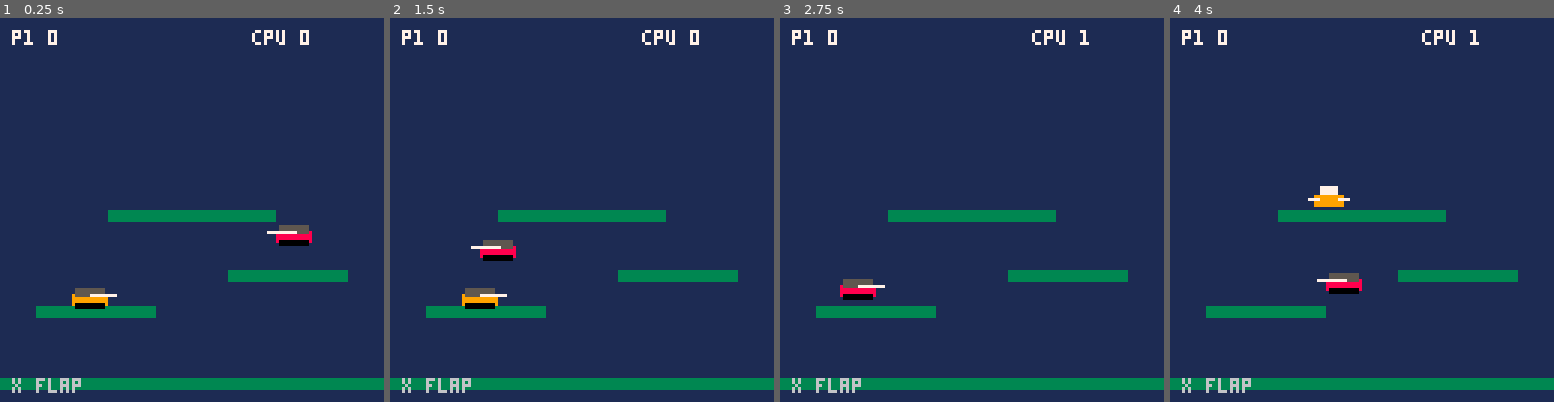
Above: before the commit, frames 1-4 (left to right).
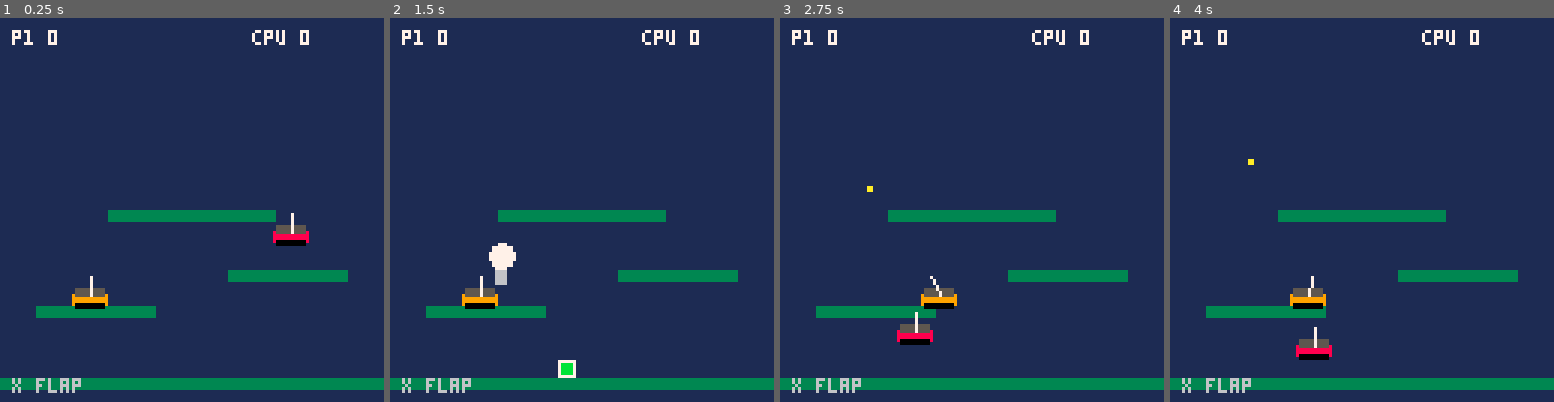
Above: after the commit, the same moments.

Repository: turnercore/mounts
Game: PICO-8 cartridge joust.p8
The game is run twice, just before and just after one commit, with the same random seed, the same clock (stepped at 60 frames per second) and the same inputs.
Inputs:
- Up to frame 1 (0.25 s): no input
- Up to frame 2 (1.5 s): tap X (X key) at 0.33, 1.07 s; tap O (Z key) at 0.7 s
- Up to frame 3 (2.75 s): hold Right 1.6-2.1 s; tap O (Z key) at 1.7, 2.1, 2.5 s; tap X (X key) at 1.85 s; hold Up 2.15-2.42 s; hold Right from 2.47 s (still down)
- Up to frame 4 (4 s): tap O (Z key) at 2.9, 3.3, 3.7 s; tap X (X key) at 2.97 s; release Right at 3.03 s; hold Left 3.08-3.58 s; hold Down 3.63-3.97 s

The runs differ from the first frame. In frame 1, 0.3% of the frame differs, in the area x 23-82%, y 50-73%; in frame 2, 1.0%; in frame 3, 1.6%; in frame 4, 2.0%, in the area x 20-81%, y 3-90%.

Commit message:
Implement mount pickups and enhance rider mechanics with aiming and gravity adjustments

Diff:
--- a/game.lua
+++ b/game.lua
@@ -22,6 +22,7 @@
     explosions = {},
     screen_flashes = {},
     projectiles = {},
+    mount_pickups = {},
     paused = false,
     pause_t = 0,
     ss_t = 0,
@@ -40,6 +41,14 @@
     flap_anim = 0,
     shoot_cd = 0,
     mount = nil,
+    naked = false,
+    parachute = false,
+    mount_pickup = nil,
+    invuln = 0,
+    aim_up = false,
+    aim_down = false,
+    aim_ang = 0,
+    gravity = gravity,
     flap_impulse = flap_impulse,
     max_vx = max_vx
   }
@@ -54,6 +63,9 @@
 
 function set_mount(r, mount_name)
   r.mount = mounts[mount_name]
+  if mount_name == "joust_tank" then
+    r.aim_ang = 90
+  end
   apply_mount_hitbox(r)
 end
 
@@ -66,6 +78,7 @@
     update_enemy(enemy, player)
     resolve_collision(player, enemy)
     update_projectiles()
+    update_mount_pickups()
   end
 end
 
@@ -74,6 +87,10 @@
     tick_respawn(p)
     return
   end
+  if p.naked then
+    update_naked_player(p)
+    return
+  end
 
   local dx = 0
   if btn(0) then
@@ -84,6 +101,8 @@
     p.facing = 1
     dx = 1
   end
+  p.aim_up = btn(2)
+  p.aim_down = btn(3)
 
   mount_call(p, "move", dx, 0)
 
@@ -103,12 +122,18 @@
     tick_respawn(e)
     return
   end
+  if e.naked then
+    update_naked_enemy(e, target)
+    return
+  end
 
   if target.x < e.x then
     e.facing = -1
   else
     e.facing = 1
   end
+  e.aim_up = false
+  e.aim_down = false
 
   mount_call(e, "move", e.facing, 0)
 
@@ -125,7 +150,8 @@
 end
 
 function step_physics(r)
-  r.vy = min(r.vy + gravity, max_vy)
+  local g = r.gravity or gravity
+  r.vy = min(r.vy + g, max_vy)
   local old_y = r.y
   r.x += r.vx
   r.y += r.vy
@@ -160,15 +186,32 @@
   if a.dead or b.dead then return end
 
   if aabb(a.x, a.y, a.w, a.h, b.x, b.y, b.w, b.h) then
-    if a.y + a.h * 0.5 < b.y + b.h * 0.5 - 2 then
-      kill_rider(b, a)
-    elseif b.y + b.h * 0.5 < a.y + a.h * 0.5 - 2 then
-      kill_rider(a, b)
-    else
+    if a.naked and b.naked then
       a.vx *= -1
       b.vx *= -1
-      a.vy = min(a.vy + 0.5, max_vy)
-      b.vy = min(b.vy + 0.5, max_vy)
+      a.vy = min(a.vy + 0.3, max_vy)
+      b.vy = min(b.vy + 0.3, max_vy)
+    elseif a.naked and not b.naked then
+      if a.invuln <= 0 then
+        kill_rider(a, b)
+      end
+    elseif b.naked and not a.naked then
+      if b.invuln <= 0 then
+        kill_rider(b, a)
+      end
+    elseif not a.naked and not b.naked then
+      if a.y + a.h * 0.5 < b.y + b.h * 0.5 - 2 then
+        knock_off(b, a)
+      elseif b.y + b.h * 0.5 < a.y + a.h * 0.5 - 2 then
+        knock_off(a, b)
+      else
+        a.vx *= -1
+        b.vx *= -1
+        a.vy = min(a.vy + 0.5, max_vy)
+        b.vy = min(b.vy + 0.5, max_vy)
+      end
+    else
+      kill_rider(a, b)
     end
   end
 end
@@ -178,12 +221,30 @@
   victim.respawn = 90
   victim.vx = 0
   victim.vy = 0
+  if victim.mount_pickup then
+    remove_mount_pickup(victim.mount_pickup)
+    victim.mount_pickup = nil
+  end
   mount_call(victim, "ondeath")
   winner.score += 1
   add_explosion(victim.x + victim.w / 2, victim.y + victim.h / 2, 2, 4, 8)
   add_screen_flash(4, 7)
   ss(8, 2)
   hitstop(6)
+end
+
+function knock_off(victim, winner)
+  if victim.naked then return end
+  victim.naked = true
+  victim.parachute = true
+  victim.gravity = 0.08
+  victim.vx = 0
+  victim.vy = 0
+  victim.invuln = 20
+  victim.mount_pickup = spawn_mount_pickup(victim.mount)
+  victim.mount = nil
+  victim.w = 4
+  victim.h = 6
 end
 
 function tick_respawn(r)
@@ -197,6 +258,11 @@
     r.flap_cd = 0
     r.flap_anim = 0
     r.shoot_cd = 0
+    r.naked = false
+    r.parachute = false
+    r.gravity = gravity
+    r.mount_pickup = nil
+    r.invuln = 0
     set_mount(r, random_mount_name())
   end
 end
@@ -205,6 +271,7 @@
   cls(1)
   apply_ss()
   draw_platforms()
+  draw_mount_pickups()
   draw_projectiles()
   draw_actor(player)
   draw_actor(enemy)
@@ -219,6 +286,10 @@
 end
 
 function draw_actor(r)
+  if r.naked then
+    draw_naked(r)
+    return
+  end
   local m = r.mount
   if m and m.draw then
     m.draw(r)
@@ -257,8 +328,8 @@
   end
 end
 
-function add_bullet(x, y, vx, owner)
-  local b = { x = x, y = y, vx = vx, w = 2, h = 2, owner = owner }
+function add_bullet(x, y, vx, vy, owner)
+  local b = { x = x, y = y, vx = vx, vy = vy, w = 2, h = 2, owner = owner }
   add(state.projectiles, b)
   return b
 end
@@ -267,21 +338,163 @@
   for i = #state.projectiles, 1, -1 do
     local b = state.projectiles[i]
     b.x += b.vx
+    b.y += b.vy or 0
     if is_offscreen_xy(b.x, b.y, b.w, b.h, 2) then
       deli(state.projectiles, i)
     else
       local target = b.owner == player and enemy or player
       if not target.dead and aabb(b.x, b.y, b.w, b.h, target.x, target.y, target.w, target.h) then
-        kill_rider(target, b.owner)
+        if target.naked then
+          if target.invuln <= 0 then
+            kill_rider(target, b.owner)
+          end
+        else
+          knock_off(target, b.owner)
+        end
         deli(state.projectiles, i)
       end
     end
   end
 end
+
 
 function draw_projectiles()
   for b in all(state.projectiles) do
     rectfill(b.x, b.y, b.x + b.w - 1, b.y + b.h - 1, 10)
+  end
+end
+
+function update_naked_player(p)
+  local dx = 0
+  if btn(0) then dx = -1 end
+  if btn(1) then dx = 1 end
+
+  if p.parachute then
+    p.vx = dx * 0.5
+  else
+    p.vx = dx * 0.7
+    if btnp(5) and p.on_ground then
+      p.vy = flap_impulse * 0.8
+    end
+  end
+
+  step_physics(p)
+  p.invuln = max(0, p.invuln - 1)
+  if p.parachute and p.on_ground then
+    p.parachute = false
+    p.gravity = gravity
+  end
+
+  try_remount(p)
+end
+
+function update_naked_enemy(e, target)
+  local dx = 0
+  if e.mount_pickup then
+    if e.mount_pickup.x < e.x then dx = -1 else dx = 1 end
+  else
+    if target.x < e.x then dx = -1 else dx = 1 end
+  end
+
+  if e.parachute then
+    e.vx = dx * 0.5
+  else
+    e.vx = dx * 0.7
+    if e.on_ground and rnd() < 0.05 then
+      e.vy = flap_impulse * 0.8
+    end
+  end
+
+  step_physics(e)
+  e.invuln = max(0, e.invuln - 1)
+  if e.parachute and e.on_ground then
+    e.parachute = false
+    e.gravity = gravity
+  end
+
+  try_remount(e)
+end
+
+function draw_naked(r)
+  if r.dead then return end
+  rectfill(r.x, r.y, r.x + r.w - 1, r.y + r.h - 1, 6)
+  if r.parachute then
+    circfill(r.x + r.w / 2, r.y - 4, 4, 7)
+    line(r.x, r.y, r.x + r.w / 2, r.y - 2, 7)
+    line(r.x + r.w - 1, r.y, r.x + r.w / 2, r.y - 2, 7)
+  end
+end
+
+function spawn_mount_pickup(mount_ref)
+  local name = "joust_bird"
+  for k, v in pairs(mounts) do
+    if v == mount_ref then
+      name = k
+      break
+    end
+  end
+  local ground = platforms[#platforms]
+  local m = {
+    x = ground.x + rnd(ground.w - 6),
+    y = ground.y - 6,
+    vx = 0, vy = 0,
+    w = 6, h = 6,
+    mount_name = name,
+    on_ground = false
+  }
+  add(state.mount_pickups, m)
+  return m
+end
+
+function update_mount_pickups()
+  for m in all(state.mount_pickups) do
+    m.vy = min(m.vy + gravity, max_vy)
+    local old_y = m.y
+    m.y += m.vy
+    m.on_ground = false
+
+    for p in all(platforms) do
+      if m.vy >= 0 and m.x + m.w > p.x and m.x < p.x + p.w then
+        local prev_feet = old_y + m.h
+        local feet = m.y + m.h
+        if prev_feet <= p.y and feet >= p.y then
+          m.y = p.y - m.h
+          m.vy = 0
+          m.on_ground = true
+        end
+      end
+    end
+  end
+end
+
+function draw_mount_pickups()
+  for m in all(state.mount_pickups) do
+    rectfill(m.x, m.y, m.x + m.w - 1, m.y + m.h - 1, 11)
+    rect(m.x, m.y, m.x + m.w - 1, m.y + m.h - 1, 7)
+  end
+end
+
+function try_remount(r)
+  for i = #state.mount_pickups, 1, -1 do
+    local m = state.mount_pickups[i]
+    if aabb(r.x, r.y, r.w, r.h, m.x, m.y, m.w, m.h) then
+      set_mount(r, m.mount_name)
+      r.naked = false
+      r.parachute = false
+      r.gravity = gravity
+      r.mount_pickup = nil
+      deli(state.mount_pickups, i)
+      break
+    end
+  end
+end
+
+function remove_mount_pickup(pickup)
+  for i = #state.mount_pickups, 1, -1 do
+    if state.mount_pickups[i] == pickup then
+      deli(state.mount_pickups, i)
+      return
+    end
   end
 end
 
--- a/mounts.lua
+++ b/mounts.lua
@@ -78,8 +78,13 @@
       if self.dead then return end
       rectfill(self.x, self.y + 2, self.x + self.w - 1, self.y + self.h - 1, self.col)
       rectfill(self.x + 1, self.y, self.x + self.w - 2, self.y + 2, 5)
-      local cannon_x = self.facing < 0 and (self.x - 3) or (self.x + self.w + 2)
-      line(self.x + self.w / 2, self.y + 2, cannon_x, self.y + 2, 7)
+      local base_x = self.x + self.w / 2
+      local base_y = self.y + 2
+      local ang = (self.aim_ang or 90) / 360
+      local len = 6
+      local dx = cos(ang) * len
+      local dy = sin(ang) * len
+      line(base_x, base_y, base_x + dx, base_y + dy, 7)
       rectfill(self.x + 1, self.y + self.h - 1, self.x + self.w - 2, self.y + self.h, 0)
     end,
     flap = function(self)
@@ -90,18 +95,27 @@
     end,
     alt = function(self)
       if self.shoot_cd and self.shoot_cd > 0 then return end
-      local dir = self.facing < 0 and -1 or 1
-      add_bullet(self.x + self.w / 2 + dir * 6, self.y + 2, dir * 2.4, self)
+      local base_x = self.x + self.w / 2
+      local base_y = self.y + 2
+      local ang = (self.aim_ang or 90) / 360
+      local dx = cos(ang)
+      local dy = sin(ang)
+      add_bullet(base_x + dx * 6, base_y + dy * 6, dx * 2.4, dy * 2.4, self)
       self.shoot_cd = 12
     end,
     move = function(self, dx, dy)
-      if self.on_ground then return end
       local mv = (self.max_vx or max_vx) * 0.9
-      if dx < 0 then self.vx = max(self.vx - 0.08, -mv) end
-      if dx > 0 then self.vx = min(self.vx + 0.08, mv) end
+      local accel = self.on_ground and 0.12 or 0.08
+      if dx < 0 then self.vx = max(self.vx - accel, -mv) end
+      if dx > 0 then self.vx = min(self.vx + accel, mv) end
     end,
     tick = function(self)
       self.flap_cd = max(0, self.flap_cd - 1)
+      if self.aim_up then
+        self.aim_ang = min((self.aim_ang or 90) + 2, 135)
+      elseif self.aim_down then
+        self.aim_ang = max((self.aim_ang or 90) - 2, 45)
+      end
       if self.shoot_cd then
         self.shoot_cd = max(0, self.shoot_cd - 1)
       end
@@ -154,13 +168,20 @@
       if self.dead then return end
       rectfill(self.x, self.y + 1, self.x + self.w - 1, self.y + self.h - 1, self.col)
       rectfill(self.x + 2, self.y - 2, self.x + self.w - 3, self.y, 7)
+      local base_x = self.x + self.w / 2
+      local base_y = self.y + 2
+      local ang = (self.aim_ang or (self.facing < 0 and 180 or 0)) / 360
+      line(base_x, base_y, base_x + cos(ang) * 4, base_y - sin(ang) * 4, 7)
       if self.thrust_t and self.thrust_t > 0 then
         line(self.x + self.w / 2, self.y + self.h, self.x + self.w / 2, self.y + self.h + 2, 8)
       end
     end,
     flap = function(self)
       if self.flap_cd > 0 then return end
-      self.vy = (self.flap_impulse or flap_impulse) * 0.7
+      local ang = (self.aim_ang or (self.facing < 0 and 180 or 0)) / 360
+      local thrust = 2.2
+      self.vx += cos(ang) * thrust
+      self.vy += -sin(ang) * thrust
       self.flap_cd = 3
       self.thrust_t = 3
     end,
@@ -179,6 +200,13 @@
     tick = function(self)
       self.flap_cd = max(0, (self.flap_cd or 0) - 1)
       self.thrust_t = max(0, (self.thrust_t or 0) - 1)
+      if not self.on_ground then
+        if self.aim_up then
+          self.aim_ang = (self.aim_ang or (self.facing < 0 and 180 or 0)) + 3
+        elseif self.aim_down then
+          self.aim_ang = (self.aim_ang or (self.facing < 0 and 180 or 0)) - 3
+        end
+      end
       if self.dash_cd then
         self.dash_cd = max(0, self.dash_cd - 1)
       end
